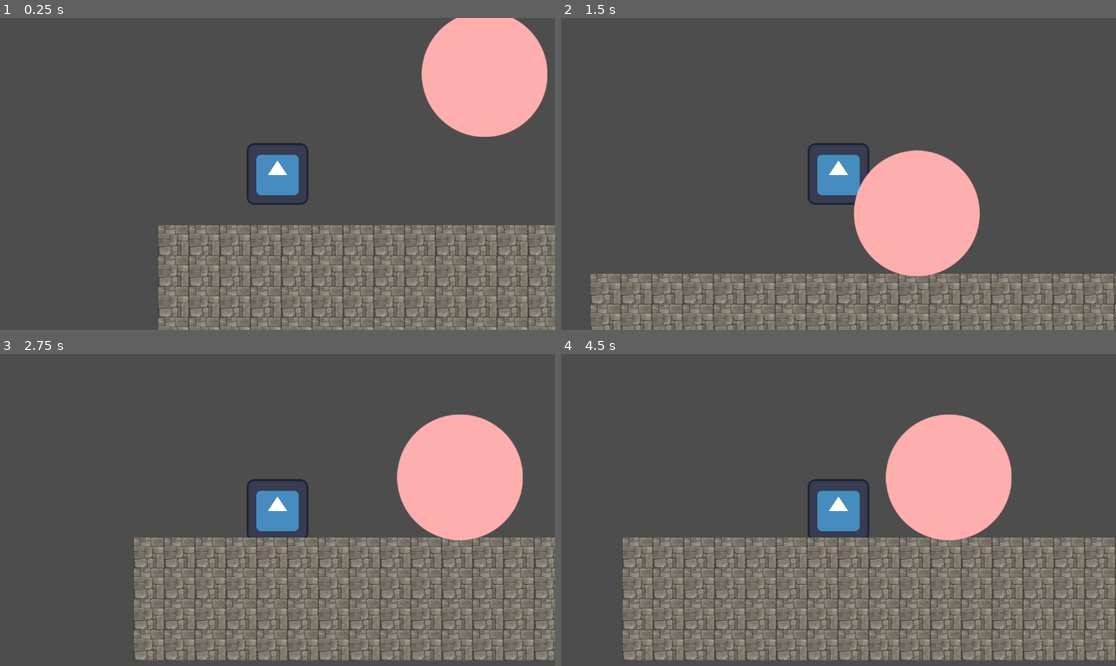
Above: before the commit, frames 1-4 (two rows, left to right).
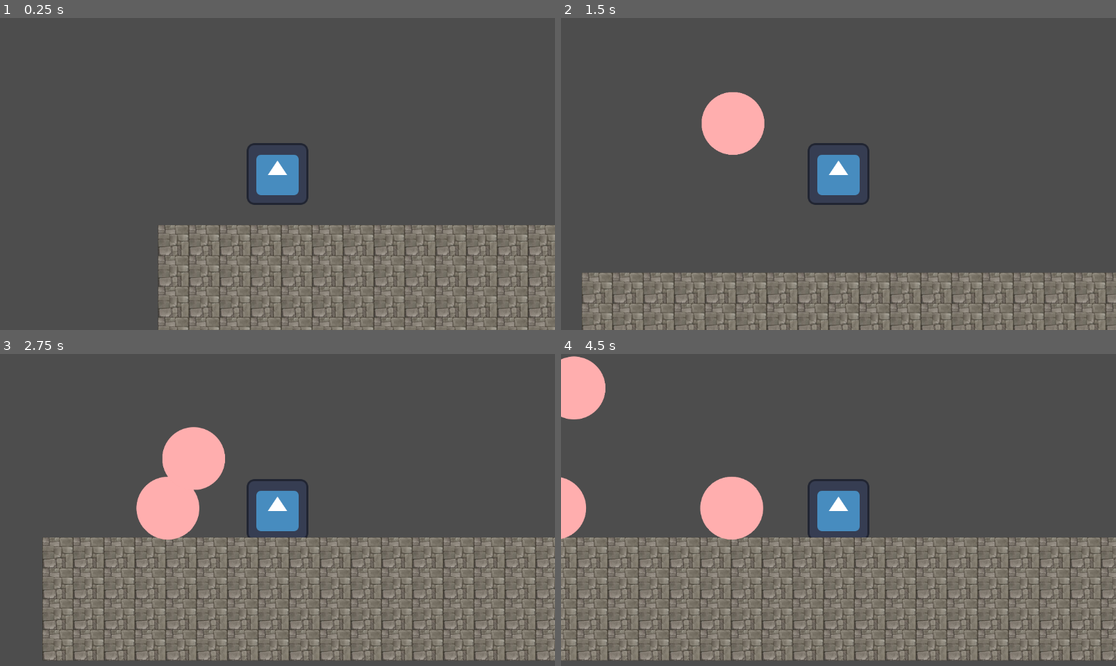
Above: after the commit, the same moments.

Repository: Sogrief/stairs
Game: Godot game, scene res://scenes/level/main.tscn
Two runs of this game, one before a commit and one after it. Both use one fixed random seed, a clock stepped at 60 frames per second and the inputs below. The engine's default icon, where the game draws it, is replaced by a stand-in: a white triangle on a blue panel in a dark square.
Inputs:
- Up to frame 1 (0.25 s): no input
- Up to frame 2 (1.5 s): hold Right (move_right) from 0.53 s (still down); tap Up (jump) at 0.77 s
- Up to frame 3 (2.75 s): tap Up (jump) at 1.52 s; release Right (move_right) at 2.03 s; hold Left (move_left) from 2.03 s (still down)
- Up to frame 4 (4.5 s): release Left (move_left) at 2.78 s; hold Right (move_right) 2.78-4.28 s; tap Up (jump) at 3.02, 3.77 s; hold Left (move_left) from 4.28 s (still down)

The runs differ from the first frame. In frame 1, 7.1% of the frame differs, in the area x 75-99%, y 0-39%; in frame 2, 15%; in frame 3, 22%; in frame 4, 29%, in the area x 0-100%, y 0-99%.

Commit message:
ajout d'un premier script de spawn des projectiles

Diff:
--- a/scenes/level/main.tscn
+++ b/scenes/level/main.tscn
@@ -1,8 +1,9 @@
-[gd_scene load_steps=4 format=3 uid="uid://dlh4j7baqcd0a"]
+[gd_scene load_steps=5 format=3 uid="uid://dlh4j7baqcd0a"]
 
 [ext_resource type="PackedScene" uid="uid://pklwlhm18nvx" path="res://scenes/stairs/stair.tscn" id="1_x3s6r"]
 [ext_resource type="PackedScene" uid="uid://burikkdqjftcb" path="res://scenes/player/player.tscn" id="2_tvdgu"]
 [ext_resource type="PackedScene" uid="uid://d3pv7pb8xkfho" path="res://scenes/projectiles/projectile.tscn" id="3_6vax7"]
+[ext_resource type="Script" path="res://scenes/level/spawn_projectiles.gd" id="3_gllfd"]
 
 [node name="main" type="Node2D"]
 
@@ -12,5 +13,7 @@
 [node name="Stairs" parent="." instance=ExtResource("1_x3s6r")]
 position = Vector2(502, -85)
 
-[node name="projectile" parent="." instance=ExtResource("3_6vax7")]
-position = Vector2(866, 0)
+[node name="projectiles" type="Node2D" parent="."]
+position = Vector2(502, -85)
+script = ExtResource("3_gllfd")
+projectile = ExtResource("3_6vax7")
--- /dev/null
+++ b/scenes/level/spawn_projectiles.gd
@@ -0,0 +1,14 @@
+extends Node2D
+
+@export var projectile : PackedScene
+var timer : float = 1.0
+
+func _process(delta):
+	print(timer)
+
+	timer -= delta
+
+	if timer < 0.0:
+		timer = 1.0
+		var projectile_instance = projectile.instantiate()
+		add_child(projectile_instance)
--- a/scenes/projectiles/projectile.tscn
+++ b/scenes/projectiles/projectile.tscn
@@ -8,10 +8,10 @@
 bounce = 0.2
 
 [sub_resource type="CircleShape2D" id="CircleShape2D_gl7oi"]
-radius = 144.014
+radius = 69.0072
 
 [sub_resource type="CircleShape2D" id="CircleShape2D_11frr"]
-radius = 125.004
+radius = 61.0082
 
 [node name="projectile" type="RigidBody2D"]
 physics_material_override = SubResource("PhysicsMaterial_vssvg")
@@ -19,6 +19,7 @@
 
 [node name="sprite_2d" type="Sprite2D" parent="."]
 rotation = 3.14159
+scale = Vector2(0.5, 0.5)
 texture = ExtResource("1_fvof1")
 
 [node name="area_2d" type="Area2D" parent="."]
--- a/scenes/projectiles/scripts/projectile.gd
+++ b/scenes/projectiles/scripts/projectile.gd
@@ -2,8 +2,8 @@
 extends RigidBody2D
 
 
-
+signal player_collision
 
 func _on_area_2d_body_shape_entered(body_rid, body, body_shape_index, local_shape_index):
 	if body.is_in_group("player"):
-		print("test")
+		player_collision.emit()
